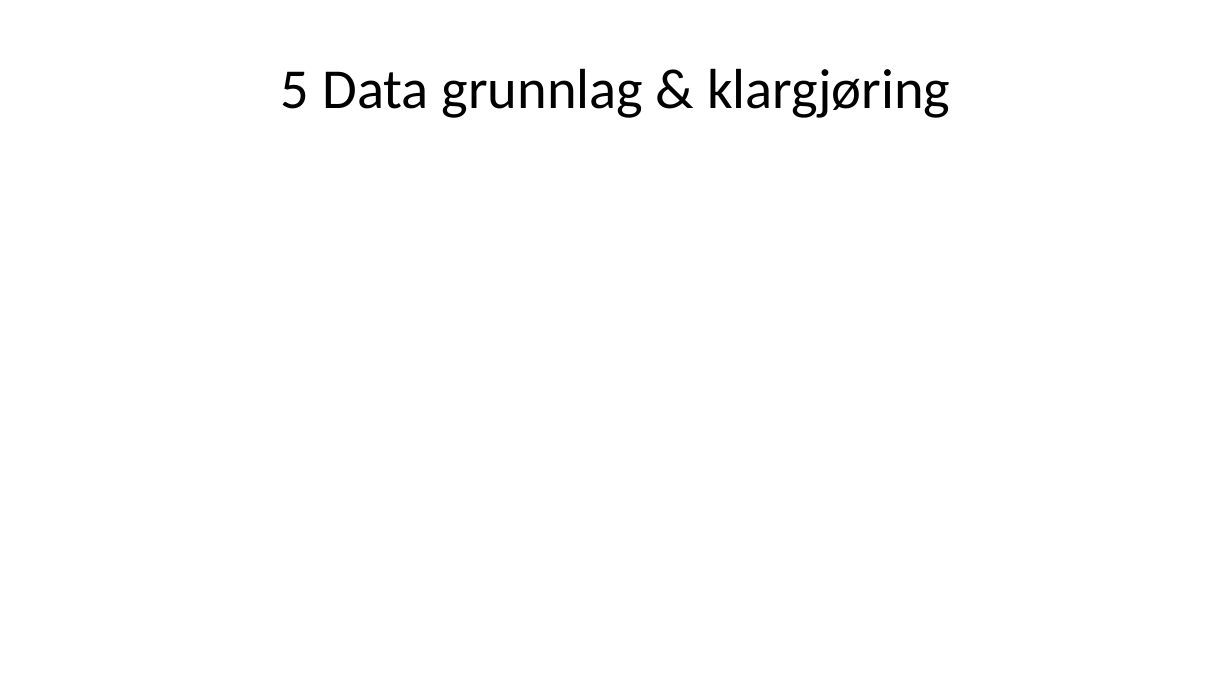
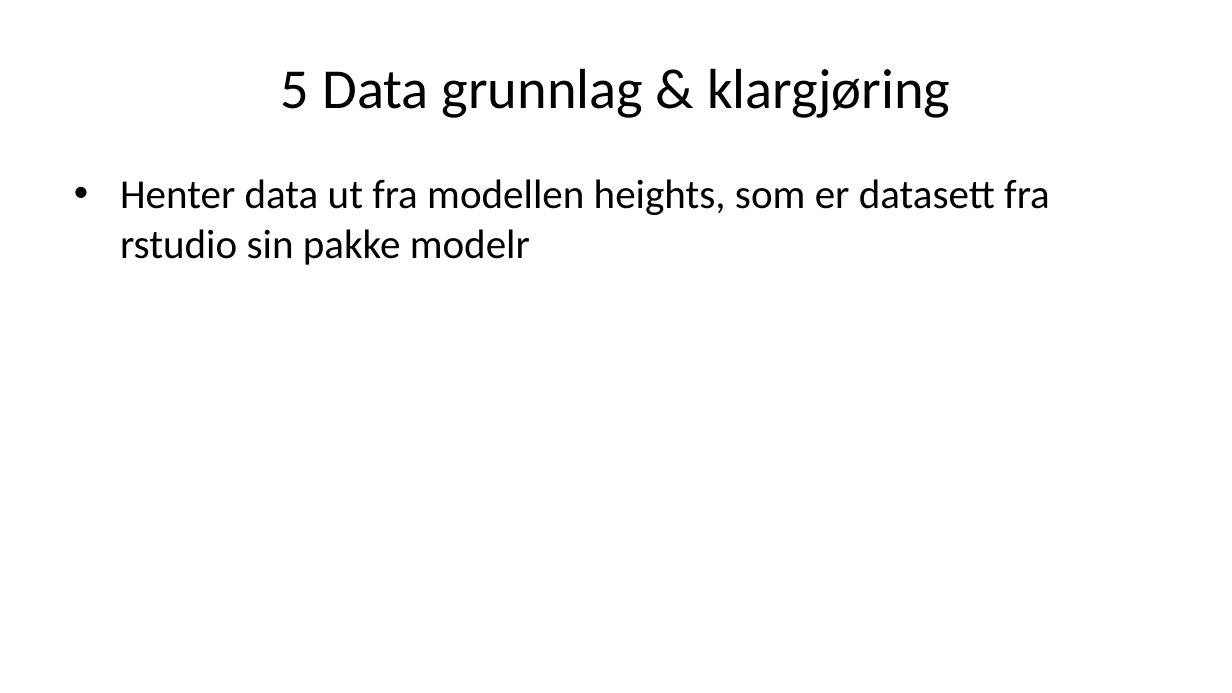
Before and after one commit to H-Vika/MSB105-Assign-2, a slide deck: slide 6 of MSB105 assign 2 presentasjon.pptx. Drawn at 1232x693 pixels with LibreOffice and Linux fonts; fonts in the diff are those of the drawing. Boxes give left, top, right and bottom in pixels: in the first picture for what was removed or moved away, otherwise in the second. Text is boxed around its words. In the diff, an @@ line names an element or a change of style, - is before the commit and + after.

```diff
--- a/MSB105 assign 2 presentasjon.pptx
+++ b/MSB105 assign 2 presentasjon.pptx
@@ text added at [120,179,1050,265], 24 pt, text #000000 @@
+• Henter data ut fra modellen heights, som er datasett fra rstudio sin pakke modelr
```
Also in this commit, not shown: 5 other slides changed, 2 slides added, 2 slides removed, 2 other files.
